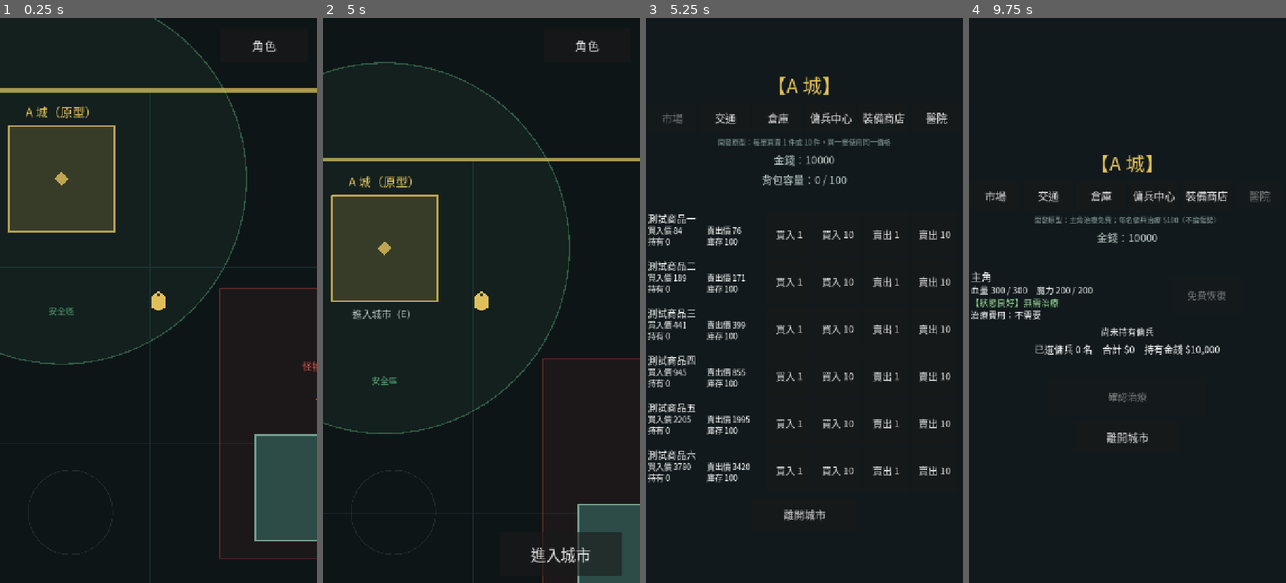
Above: before the commit, frames 1-4 (left to right).
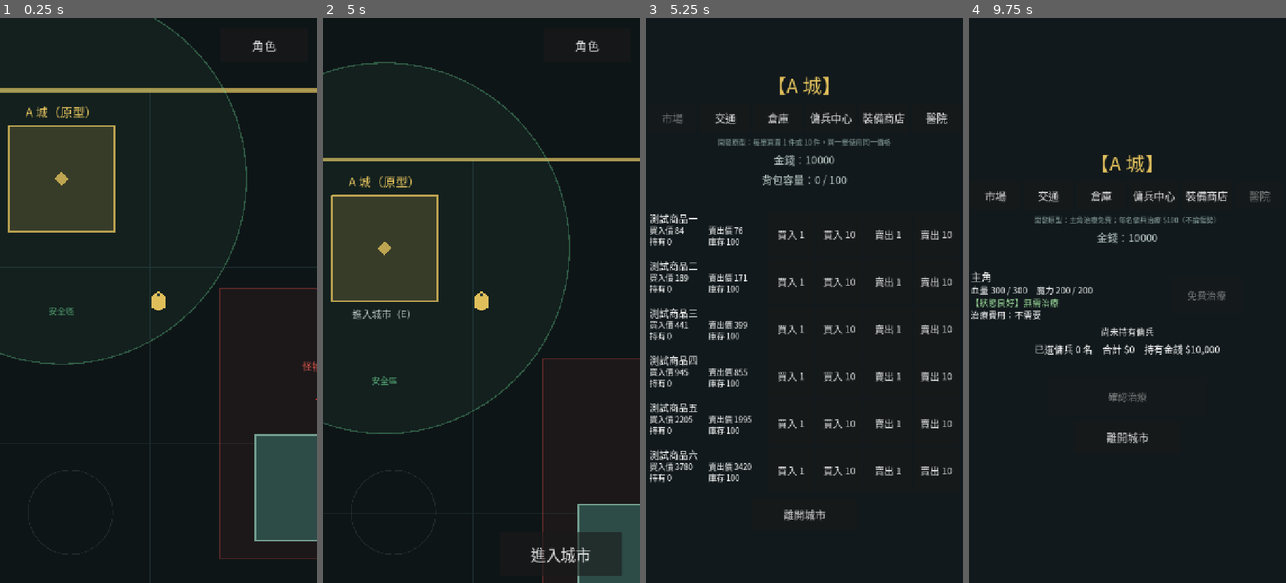
Above: after the commit, the same moments.

Repository: 8tdgdvs26d-netizen/project-gersang-mobile
Game: Godot game, scene res://scenes/main.tscn
The game is run twice, just before and just after one commit, with the same random seed, the same clock (stepped at 60 frames per second) and the same inputs.
Inputs (mouse positions are in pixels of both pictures, inside the frame that each line leads up to):
- Up to frame 1 (0.25 s): no input
- Up to frame 2 (5 s): click "角色" at 0.5 s; click "裝備" at 1.25 s; click "屬性" at 2 s; click "關閉" at 2.75 s; tap Enter at 3.5 s; move the mouse to (465, 413) at 3.52 s; hold W (move_up) 3.53-4.25 s; hold E (interact) 3.53-4.25 s; click (465, 413) at 3.67 s; drag from (576, 385) to (383, 249) at 4.27 s
- Up to frame 3 (5.25 s): click "進入城市" at 5 s
- Up to frame 4 (9.75 s): click "交通" at 5.75 s; click "市場" at 6.5 s; click "倉庫" at 7.25 s; click "傭兵中心" at 8 s; click "裝備商店" at 8.75 s; click "醫院" at 9.5 s

Frames 1-2 are identical in both runs. In frame 3, 5.7% of the frame differs, in the area x 0-97%, y 34-83%; in frame 4, less than 0.1%.

Commit message:
Stage 10 P02: keep earlier scope tests and the market layout intact
- City Hub: the 醫院 texts use 治療 (T04 keeps 恢復 out of the hub); the
  Hero id is a local constant (the hub never names the roster model);
  the market rows keep their own width under the wider six-tab row.
- Free Hero treatment leaves the Mercenary choice as it is.
- C02 / C04 / C05 / S04 / P00 scope tests: "hospital" stays forbidden
  everywhere it was, except main.gd (the approved 醫院 entry points),
  where it narrows to commit_battle_result (no defeat routing yet).

Co-Authored-By: Claude Opus 5.5 <noreply@anthropic.com>
Claude-Session: https://claude.ai/code/session_01CPuDgFREwJNYYd7guvJZ5v

Diff:
--- a/godot/scenes/city_hub.tscn
+++ b/godot/scenes/city_hub.tscn
@@ -98,6 +98,7 @@
 horizontal_alignment = 1
 
 [node name="MarketRows" type="VBoxContainer" parent="Center/Content"]
+size_flags_horizontal = 4
 theme_override_constants/separation = 4
 
 [node name="WarehouseStatusLabel" type="Label" parent="Center/Content"]
--- a/godot/scripts/city_hub.gd
+++ b/godot/scripts/city_hub.gd
@@ -28,7 +28,7 @@
 signal claim_requested(mercenary_id: String)
 ## Stage 9 P02: buy one `item_id` for the character `character_id` (stable id).
 signal equipment_buy_requested(character_id: String, item_id: String)
-## Stage 10 P02: 醫院 — the Hero's free recovery, and the chosen Mercenaries'
+## Stage 10 P02: 醫院 — the Hero's free treatment, and the chosen Mercenaries'
 ## paid recovery (stable ids).
 signal hospital_hero_requested
 signal hospital_recover_requested(mercenary_ids: Array)
@@ -48,7 +48,7 @@
 ## Stage 10 P02: 醫院 texts (RecoveryService decides who needs recovery and
 ## the prices; the hub only shows them and passes stable ids back).
 const HOSPITAL_NOTE := "開發原型：主角治療免費；每名傭兵治療 $%s（不論傷勢）"
-const HOSPITAL_HERO_BUTTON_TEXT := "免費恢復"
+const HOSPITAL_HERO_BUTTON_TEXT := "免費治療"
 const HOSPITAL_SELECT_TEXT := "選擇"
 const HOSPITAL_SELECTED_TEXT := "已選擇"
 const HOSPITAL_CONFIRM_TEXT := "確認治療"
@@ -62,8 +62,8 @@
 const HOSPITAL_NO_MERCENARY_TEXT := "尚未持有傭兵"
 const HOSPITAL_SUMMARY_TEXT := "已選傭兵 %d 名　合計 $%s　持有金錢 $%s"
 const HOSPITAL_SHORT_TEXT := "持有金錢不足，請減少選擇的傭兵"
-const HOSPITAL_HERO_SUCCESS_TEXT := "主角已完全恢復"
-const HOSPITAL_SUCCESS_TEXT := "已恢復 %d 名傭兵，費用 $%s"
+const HOSPITAL_HERO_SUCCESS_TEXT := "主角已完全康復"
+const HOSPITAL_SUCCESS_TEXT := "已治療 %d 名傭兵，費用 $%s"
 const HOSPITAL_FAILURE_MESSAGES := {
 	"ERR_INSUFFICIENT_FUNDS": HOSPITAL_SHORT_TEXT,
 	"ERR_NOTHING_TO_RECOVER": "沒有需要治療的角色",
@@ -77,6 +77,8 @@
 	"ERR_NO_HOSPITAL": "此城市沒有醫院",
 }
 const HOSPITAL_GENERIC_FAILURE := "治療失敗"
+## The Hero's stable id (the hub never reads the roster model).
+const HOSPITAL_HERO_ID := "hero"
 const HOSPITAL_ROW_BUTTON_SIZE := Vector2(160, 88)
 const HOSPITAL_INFO_WIDTH := 440.0
 ## The Mercenary list scrolls past this height (five rows fit on 720 x 1280).
@@ -1209,7 +1211,7 @@
 
 ## The texts of the Hero row ("hero") or a Mercenary row (stable id).
 func get_hospital_row_texts(id: String) -> Dictionary:
-	var row: Node = _hospital_hero_row if id == Mercenary.HERO_ID else _hospital_rows.get(id)
+	var row: Node = _hospital_hero_row if id == HOSPITAL_HERO_ID else _hospital_rows.get(id)
 	if row == null:
 		return {}
 	var texts := {}
@@ -1223,7 +1225,7 @@
 	return {"summary": _hospital_summary_label.text, "short": _hospital_short_label.text, "confirm": _hospital_confirm_button.text}
 
 
-## The result of 免費恢復 / 確認治療 (RecoveryService via main.gd). On success
+## The result of 免費治療 / 確認治療 (RecoveryService via main.gd). On success
 ## the selection is cleared; on a stale choice it is dropped. main.gd then
 ## shows the fresh status (refused / failed: the restored state).
 func show_hospital_feedback(result: Dictionary, hero_only: bool) -> void:
--- a/godot/tests/verify_c02_world_lifecycle.gd
+++ b/godot/tests/verify_c02_world_lifecycle.gd
@@ -59,7 +59,10 @@
 		if path.get_file() not in ["main.gd", "encounter_handoff.gd"]:
 			words.append("respawn")
 		for word in words:
-			_check(not code.contains(word), "%s has no %s" % [path.get_file(), word])
+			# Stage 10 P02 brought the Hospital into main.gd: there the check
+			# narrows to the battle result's commit.
+			var scope := _commit_body() if word == "hospital" and path.get_file() == "main.gd" else code
+			_check(not scope.contains(word), "%s has no %s" % [path.get_file(), word])
 	var main := (load("res://scenes/main.tscn") as PackedScene).instantiate()
 	_check(main.combat_enabled, "Combat is on in the game")
 	main.free()
@@ -370,6 +373,15 @@
 	await process_frame
 
 
+## Stage 10 P02 (approved): the Hospital lives in main.gd now (the 醫院 view's
+## entry points); the battle result itself still never routes to it.
+func _commit_body() -> String:
+	var code := _code_only("res://scripts/main.gd").to_lower()
+	var start := code.find("func commit_battle_result")
+	var end := code.find("\nfunc ", start + 1)
+	return code.substr(start, end - start) if start >= 0 else ""
+
+
 func _code_only(path: String) -> String:
 	var lines := []
 	for line in FileAccess.get_file_as_string(path).split("\n"):
--- a/godot/tests/verify_c04_retreat.gd
+++ b/godot/tests/verify_c04_retreat.gd
@@ -59,7 +59,10 @@
 		var code := _code_only(path).to_lower()
 		# C05 brought EXP rewards into scope ("reward" left the list; C05's own test pins Retreat's EXP).
 		for word in ["loot", "exp ", "experience", "penalty", "hospital", "injury", "morale", "stamina", "chance", "cast_time", "retreat_cooldown", "speed_bonus", "invulnerab"]:
-			_check(not code.contains(word), "%s has no %s" % [path.get_file(), word])
+			# Stage 10 P02 brought the Hospital into main.gd: there the check
+			# narrows to the battle result's commit.
+			var scope := _commit_body() if word == "hospital" and path.get_file() == "main.gd" else code
+			_check(not scope.contains(word), "%s has no %s" % [path.get_file(), word])
 	# main.gd's journey request ids use randi() (M2-09); the Combat rules must not.
 	for path in ["res://scripts/combat_battle.gd", "res://scripts/combat_view.gd", "res://scripts/battle_result.gd"]:
 		for word in ["randf", "randi"]:
@@ -626,6 +629,15 @@
 	await process_frame
 
 
+## Stage 10 P02 (approved): the Hospital lives in main.gd now (the 醫院 view's
+## entry points); the battle result itself still never routes to it.
+func _commit_body() -> String:
+	var code := _code_only("res://scripts/main.gd").to_lower()
+	var start := code.find("func commit_battle_result")
+	var end := code.find("\nfunc ", start + 1)
+	return code.substr(start, end - start) if start >= 0 else ""
+
+
 func _code_only(path: String) -> String:
 	var lines := []
 	for line in FileAccess.get_file_as_string(path).split("\n"):
--- a/godot/tests/verify_c05_reward_progression.gd
+++ b/godot/tests/verify_c05_reward_progression.gd
@@ -61,7 +61,10 @@
 	for path in ["res://scripts/combat_battle.gd", "res://scripts/battle_result.gd", "res://scripts/progression_state.gd", "res://scripts/main.gd", "res://scripts/combat_view.gd"]:
 		var code := _code_only(path).to_lower()
 		for word in ["loot", "drop", "chest", "rarity", "last_hit", "contribution", "bonus", "hospital", "revive", "penalty"]:
-			_check(not code.contains(word), "%s has no %s" % [path.get_file(), word])
+			# Stage 10 P02 brought the Hospital into main.gd: there the check
+			# narrows to the battle result's commit.
+			var scope := _commit_body() if word == "hospital" and path.get_file() == "main.gd" else code
+			_check(not scope.contains(word), "%s has no %s" % [path.get_file(), word])
 	_sections_done.append("static")
 
 
@@ -559,6 +562,15 @@
 			DirAccess.remove_absolute(ProjectSettings.globalize_path(p))
 
 
+## Stage 10 P02 (approved): the Hospital lives in main.gd now (the 醫院 view's
+## entry points); the battle result itself still never routes to it.
+func _commit_body() -> String:
+	var code := _code_only("res://scripts/main.gd").to_lower()
+	var start := code.find("func commit_battle_result")
+	var end := code.find("\nfunc ", start + 1)
+	return code.substr(start, end - start) if start >= 0 else ""
+
+
 func _code_only(path: String) -> String:
 	var lines := []
 	for line in FileAccess.get_file_as_string(path).split("\n"):
--- a/godot/tests/verify_s04_stat_allocation.gd
+++ b/godot/tests/verify_s04_stat_allocation.gd
@@ -205,8 +205,11 @@
 	# Stage 9 P03 (approved) brought Equip / Unequip into the Character UI:
 	# "equip_slot" (no equipment in S04) is superseded by "helmet" (still no
 	# slot beyond WEAPON / ARMOR).
+	# Stage 10 P02 (approved) brought the Hospital into main.gd: "hospital" is
+	# checked on the Character UI / stats alone.
 	for word in ["mercenary_center", "helmet", "weapon", "armor", "hospital", "reset_stat", "merc_c", "crit", "dodge"]:
-		_check(not code.contains(word), "AC28 No %s" % word)
+		var scope := (_code_only("res://scripts/character_panel.gd") + _code_only("res://scripts/character_stats.gd")).to_lower() if word == "hospital" else code
+		_check(not scope.contains(word), "AC28 No %s" % word)
 	# Stage 8 P02 brought recruitment into main.gd (the Mercenary Center);
 	# the Character UI and the stats still know nothing about it.
 	var character_code := (_code_only("res://scripts/character_panel.gd") + _code_only("res://scripts/character_stats.gd")).to_lower()
--- a/godot/tests/verify_s10_p00_character_condition.gd
+++ b/godot/tests/verify_s10_p00_character_condition.gd
@@ -485,8 +485,14 @@
 	var code := ""
 	for path in ["res://scripts/character_condition.gd", "res://scripts/main.gd", "res://scripts/combat_battle.gd", "res://scripts/party_service.gd", "res://scripts/save_store.gd"]:
 		code += _code_only(path).to_lower()
+	# Stage 10 P01 / P02 add the Hospital in their own files and main.gd's
+	# entry points; P00's model, combat, party and save code still have none.
+	var outside_main := ""
+	for path in ["res://scripts/character_condition.gd", "res://scripts/combat_battle.gd", "res://scripts/party_service.gd", "res://scripts/save_store.gd"]:
+		outside_main += _code_only(path).to_lower()
 	for word in ["hospital", "revive", "penalty", "regenerat", "recover_hp", "heal("]:
-		_check(not code.contains(word), "No %s added (Hospital / penalties are later WPs)" % word)
+		var scope := outside_main if word == "hospital" else code
+		_check(not scope.contains(word), "No %s added (Hospital / penalties are later WPs)" % word)
 	var combat := ""
 	for path in ["res://scripts/combat_battle.gd", "res://scripts/combat_unit.gd", "res://scripts/combat_view.gd", "res://scripts/combat_config.gd"]:
 		combat += _code_only(path).to_lower()
--- a/godot/tests/verify_s10_p02_hospital_ui.gd
+++ b/godot/tests/verify_s10_p02_hospital_ui.gd
@@ -3,7 +3,7 @@
 ## Stage 10 P02: Hospital UI + player recovery flow (the real City Hub).
 ##   availability  City A / B have 醫院 (WorldLayout.HOSPITAL_CITY_IDS); C / D
 ##                 not; never in the world or a battle
-##   hero          state, 免費恢復 (independent of money / Mercenaries / the
+##   hero          state, 免費治療 (independent of money / Mercenaries / the
 ##                 selection), never a paid choice
 ##   mercenary     selectable only when it needs recovery (hurt, MP only,
 ##                 dead), same-type isolation, select / deselect / refresh
@@ -108,7 +108,7 @@
 	var max_hp: int = c.get_condition("hero")["max_hp"]
 	var max_mp: int = c.get_condition("hero")["max_mp"]
 	_check(texts["NameLabel"] == "主角" and texts["HpMpLabel"] == "血量 50 / %d　魔力 10 / %d" % [max_hp, max_mp] and texts["StateLabel"] == "【受傷】需要治療" and texts["PriceLabel"] == "治療費用：免費", "6 / 8 Injured Hero: HP / MP, 【受傷】需要治療, 治療費用：免費 (%s)" % str(texts))
-	_check(texts["button"] == "免費恢復" and not hub.get_hospital_hero_button().disabled, "9 / 10 The Hero's own 免費恢復, enabled with $0")
+	_check(texts["button"] == "免費治療" and not hub.get_hospital_hero_button().disabled, "9 / 10 The Hero's own 免費治療, enabled with $0")
 	_check(not hub.get_hospital_ids().has("hero") and hub.get_hospital_select_button("hero") == null, "13 The Hero is never a paid selection")
 	# 7 Dead.
 	c.set_condition("hero", 0, 0)
@@ -122,8 +122,8 @@
 	hub.get_hospital_hero_button().pressed.emit()
 	await process_frame
 	texts = hub.get_hospital_row_texts("hero")
-	_check(main.wallet.get_balance() == 0 and not c.is_dead("hero") and texts["HpMpLabel"] == "血量 %d / %d　魔力 %d / %d" % [max_hp, max_hp, max_mp, max_mp] and texts["StateLabel"] == "【狀態良好】無需治療", "11 / 12 / 34 免費恢復 at $0: the Hero revived, full HP / MP shown at once")
-	_check(hub.get_feedback_text() == "主角已完全恢復" and hub.get_hospital_hero_button().disabled and texts["PriceLabel"] == "治療費用：不需要", "主角已完全恢復; the button disabled once healthy")
+	_check(main.wallet.get_balance() == 0 and not c.is_dead("hero") and texts["HpMpLabel"] == "血量 %d / %d　魔力 %d / %d" % [max_hp, max_hp, max_mp, max_mp] and texts["StateLabel"] == "【狀態良好】無需治療", "11 / 12 / 34 免費治療 at $0: the Hero revived, full HP / MP shown at once")
+	_check(hub.get_feedback_text() == "主角已完全康復" and hub.get_hospital_hero_button().disabled and texts["PriceLabel"] == "治療費用：不需要", "主角已完全康復; the button disabled once healthy")
 	_check(c.is_dead("merc_1") and hub.get_hospital_selection() == ["merc_1"], "The Mercenary choice is untouched by the Hero's recovery")
 	var saved: Dictionary = JSON.parse_string(FileAccess.get_file_as_string(TEST_SAVE))
 	_check(saved["condition"]["hero"]["dead"] == false and int(saved["money"]) == 0, "Saved at once (v14)")
@@ -170,7 +170,7 @@
 	var dead_4 := c.get_condition("merc_4")
 	hub.get_hospital_confirm_button().pressed.emit()
 	await process_frame
-	_check(main.wallet.get_balance() == 900 and hub.get_feedback_text() == "已恢復 1 名傭兵，費用 $100", "35 / 36 確認治療: 已恢復 1 名傭兵，費用 $100; $1,000 -> $900")
+	_check(main.wallet.get_balance() == 900 and hub.get_feedback_text() == "已治療 1 名傭兵，費用 $100", "35 / 36 確認治療: 已治療 1 名傭兵，費用 $100; $1,000 -> $900")
 	var row := hub.get_hospital_row_texts("merc_1")
 	var max_hp_1: int = c.get_condition("merc_1")["max_hp"]
 	var max_mp_1: int = c.get_condition("merc_1")["max_mp"]
@@ -212,7 +212,7 @@
 	hub.get_hospital_confirm_button().pressed.emit()
 	await process_frame
 	_check(main.wallet.get_balance() == 50 and not c.is_dead("hero") and not c.is_dead("merc_1") and not c.is_dead("merc_2") and c.is_dead("merc_3"), "28 Two recovered for $200 ($50 left), the Hero free, 軍師 #3 still dead")
-	_check(hub.get_feedback_text() == "主角已完全恢復；已恢復 2 名傭兵，費用 $200", "Feedback names the Hero and the two (%s)" % hub.get_feedback_text())
+	_check(hub.get_feedback_text() == "主角已完全康復；已治療 2 名傭兵，費用 $200", "Feedback names the Hero and the two (%s)" % hub.get_feedback_text())
 	await _destroy(main)
 	# 31 $100 / 32 $99.
 	main = await _hospital_game(["GUARDIAN"], 100)
@@ -258,14 +258,14 @@
 	_check(_hospital_texts(hub) == shown and hub.get_hospital_selection() == ["merc_1", "merc_2"], "39 The refreshed view shows the restored state (no success shown), the choice kept for a retry")
 	hub.get_hospital_hero_button().pressed.emit()
 	await process_frame
-	_check(hub.get_feedback_text() == "無法儲存，治療已取消" and c.is_dead("hero"), "39 免費恢復 save failure: the Hero still dead, no success")
+	_check(hub.get_feedback_text() == "無法儲存，治療已取消" and c.is_dead("hero"), "39 免費治療 save failure: the Hero still dead, no success")
 	main.save_path = TEST_SAVE
 	hub.get_hospital_confirm_button().pressed.emit()
 	await process_frame
-	_check(main.wallet.get_balance() == 100 and not c.is_dead("hero") and hub.get_feedback_text() == "主角已完全恢復；已恢復 2 名傭兵，費用 $200", "Retry after the failure succeeds")
+	_check(main.wallet.get_balance() == 100 and not c.is_dead("hero") and hub.get_feedback_text() == "主角已完全康復；已治療 2 名傭兵，費用 $200", "Retry after the failure succeeds")
 	# Nothing to recover.
 	hub.get_hospital_hero_button().pressed.emit()
-	_check(hub.get_hospital_hero_button().disabled, "Healthy Hero: 免費恢復 disabled")
+	_check(hub.get_hospital_hero_button().disabled, "Healthy Hero: 免費治療 disabled")
 	hub.show_hospital_feedback(main.hospital_recover_hero(), true)
 	_check(hub.get_feedback_text() == "沒有需要治療的角色", "沒有需要治療的角色 (no raw code)")
 	# Every expected reason has player words (never a raw code).
@@ -469,7 +469,7 @@
 		var changed := _main_state(main) != before
 		if main.wallet.get_balance() < 0:
 			negative += 1
-		if feedback.begins_with("主角已完全恢復") or feedback.begins_with("已恢復"):
+		if feedback.begins_with("主角已完全康復") or feedback.begins_with("已治療"):
 			successes += 1
 			if fail or not changed:
 				false_success += 1
